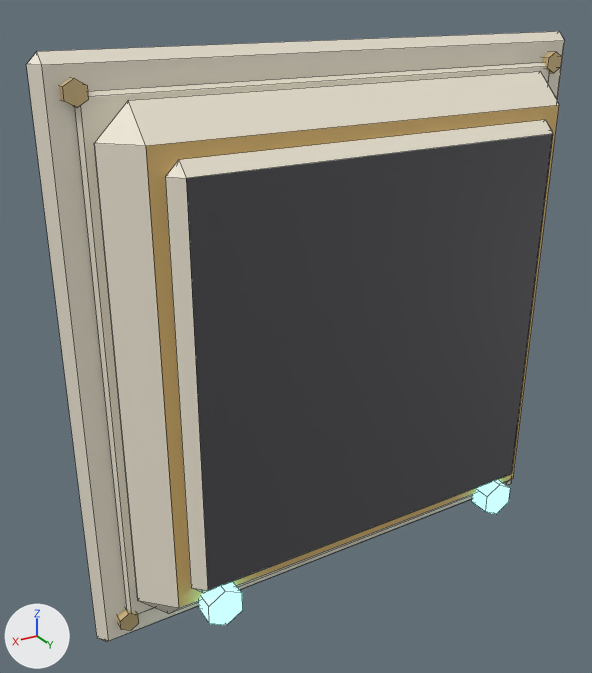
Before and after pictures for a commit that changed the FBX model Assets/_Project/Art/Models/Kit/Disp_Rune.fbx.
One viewpoint serves both versions: a 50 mm lens placed at (0.747, 1.118, 0.558), pointed at (0.087, 0.018, 0.008). The axes (+X, +Y, +Z) are drawn at lower left. The lights are the same throughout. The picture after the commit comes second. Mesh edges are drawn as thin lines. Vertices at exactly the same position are counted once.

The first picture shows 'Disp_Rune'.
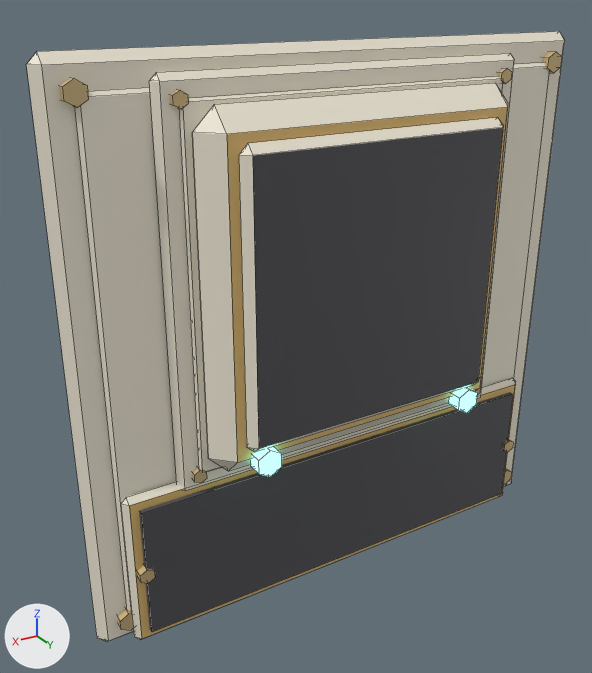
What changed in the scene script:
```text
Change me_disp_rune_001:
    used by ob_disp_rune; location = (0.0, 0.0, 0.0); rotation_euler = (1.571, 0.0, 0.0), in degrees (90, 0, 0)
    remove me_disp_rune_001.from_pydata(...)  # 152 vertices, 136 faces; spans x -0.48..0.48, y -0.48..0.48, z -0.15..0.0
    add me_disp_rune_001.from_pydata(...)  # 288 vertices, 252 faces; spans x -0.48..0.48, y -0.48..0.48, z -0.138..0.0
    me_disp_rune_001 part 1: a new loose piece, a 6-sided cylinder along z spanning x 0.285..0.306, y -0.188..-0.163, z -0.066..-0.052, in mat_metal (beige #ddc490)
    me_disp_rune_001 part 2: a new loose piece, a 6-sided cylinder along z spanning x 0.185..0.227, y -0.165..-0.117, z -0.138..-0.111, in mat_glow (cyan #89ffed, glowing cyan #89ffed)
    me_disp_rune_001 part 3: the loose piece of 24 vertices spanning x -0.48..0.48, y -0.48..0.48, z -0.03..0.0 is copied, and the copy is scaled about its middle by 0.688, then moved by (0.0, 0.12, -0.03); it spans x -0.33..0.33, y -0.21..0.45, z -0.056..-0.035
    me_disp_rune_001 part 4: the loose piece of 16 vertices spanning x -0.43..0.43, y -0.43..0.43, z -0.04..-0.028 is copied, and the copy is scaled about its middle by 0.688, then moved by (0.0, 0.12, -0.024); it spans x -0.296..0.296, y -0.176..0.416, z -0.063..-0.054
    me_disp_rune_001 part 5: a new loose piece, a 6-sided cylinder along z spanning x 0.285..0.306, y 0.403..0.428, z -0.066..-0.052, in mat_metal (beige #ddc490)
    me_disp_rune_001 part 6: a new loose piece, a 6-sided cylinder along z spanning x -0.306..-0.285, y 0.403..0.428, z -0.066..-0.052, in mat_metal (beige #ddc490)
    me_disp_rune_001 part 7: the loose piece of 24 vertices spanning x -0.42..0.42, y -0.42..0.42, z -0.12..-0.02 is scaled about its middle by 0.688, then moved by (0.0, 0.12, -0.013)
    me_disp_rune_001 part 8: the loose piece of 16 vertices spanning x -0.35..0.35, y -0.35..0.35, z -0.15..-0.11 is scaled about its middle by 0.687, then moved by (0.0, 0.12, 0.006)
    me_disp_rune_001 part 9: a new loose piece, a 6-sided cylinder along z spanning x -0.227..-0.185, y -0.165..-0.117, z -0.138..-0.111, in mat_glow (cyan #89ffed, glowing cyan #89ffed)
    me_disp_rune_001 part 10: a new loose piece, a box spanning x -0.4..0.4, y -0.45..-0.21, z -0.065..-0.045, in mat_dark (dark grey #505055)
    me_disp_rune_001 part 11: a new loose piece, a 6-sided cylinder along z spanning x 0.388..0.412, y -0.344..-0.316, z -0.07..-0.05, in mat_metal (beige #ddc490)
    me_disp_rune_001 part 12: a new loose piece, a 6-sided cylinder along z spanning x -0.412..-0.388, y -0.344..-0.316, z -0.07..-0.05, in mat_metal (beige #ddc490)
    me_disp_rune_001 part 13: a new loose piece of 16 vertices spanning x -0.425..0.425, y -0.475..-0.185, z -0.055..-0.035
    me_disp_rune_001 part 14: the loose piece of 12 vertices spanning x -0.33..-0.27, y -0.415..-0.345, z -0.15..-0.11 is deleted
    me_disp_rune_001 part 15: the loose piece of 12 vertices spanning x 0.27..0.33, y -0.415..-0.345, z -0.15..-0.11 is deleted
    other edits to the shape of me_disp_rune_001 do not show in these pictures
```

Boxes [x1, y1, x2, y2] around the edits, measured in the pictures (592 x 673 px; the box of a moved part takes in the faces that stretch with it):
part 1 of me_disp_rune_001, added
    after: [192, 468, 207, 483]
part 2 of me_disp_rune_001, added (cyan)
    after: [251, 447, 282, 477]
part 3 of me_disp_rune_001, added
    after: [149, 53, 514, 491]
part 4 of me_disp_rune_001, added (mostly hidden)
    after: [179, 76, 503, 472]
part 5 of me_disp_rune_001, added
    after: [170, 90, 188, 109]
part 6 of me_disp_rune_001, added
    after: [497, 68, 512, 84]
part 7 of me_disp_rune_001, moved or reshaped
    before: [94, 72, 559, 613]
    after: [192, 83, 508, 471]
part 8 of me_disp_rune_001, moved or reshaped
    before: [165, 120, 553, 593]
    after: [239, 118, 503, 452]
part 9 of me_disp_rune_001, added (cyan)
    after: [449, 387, 477, 413]
part 10 of me_disp_rune_001, added
    after: [139, 392, 513, 632]
part 11 of me_disp_rune_001, added
    after: [137, 565, 155, 584]
part 12 of me_disp_rune_001, added
    after: [502, 439, 513, 452]
part 13 of me_disp_rune_001, added
    after: [121, 378, 516, 639]
part 14 of me_disp_rune_001, deleted (cyan)
    before: [472, 480, 510, 514]
part 15 of me_disp_rune_001, deleted (cyan)
    before: [199, 582, 243, 625]
